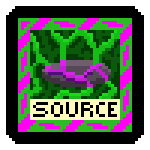
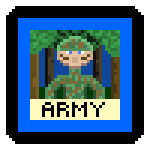
Layer changes from the first 150 x 150 image to the second:
showed "Human-Soldier", painted on it over [30,30,120,117]
hid "Alien-Source" over [30,30,120,117]
hid "Alien-Leafwork" over [27,30,120,120]
showed "HumanBorder" over [18,18,132,132]
hid "AlienPlantBorder" over [18,18,132,132]
